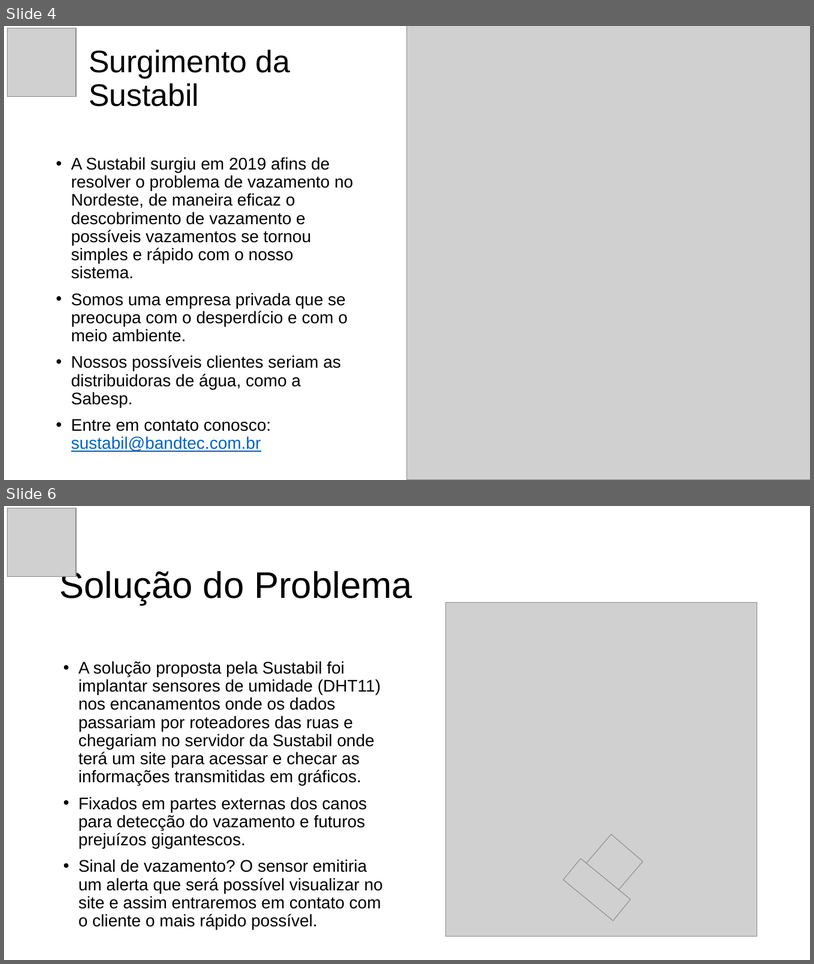
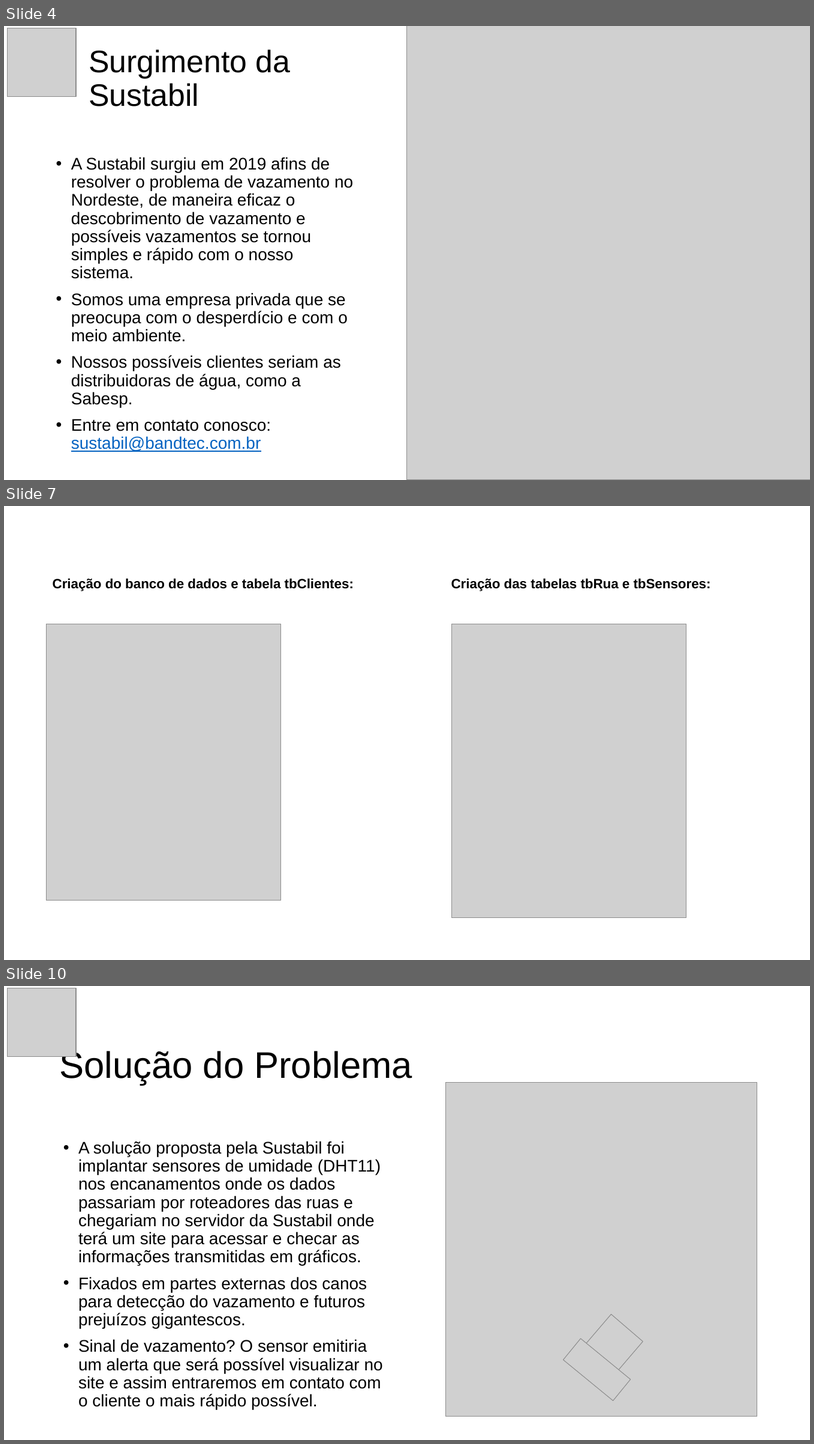
Before and after one commit to franklin-silva41/PROJETO-SENSOR-DE-UMIDADE, a slide deck: SUSTABIL - Apresentação didatico.pptx. Shown one above the other, each under a label of ours: slides 4 and 6 before the commit, slides 4, 7 and 10 after it; the slides between them are not shown. The pictures are 814x964 and 814x1444 pixels, drawn with LibreOffice and Linux fonts; fonts in the diff are those of the drawing; grey boxes stand for pictures; background and template pictures are left out. Boxes give left, top, right and bottom in pixels: in the first picture for what was removed or moved away, otherwise in the second. Text is boxed around its words. In the diff, an @@ line names an element or a change of style, - is before the commit and + after.

```diff
--- a/SUSTABIL - Apresentação didatico.pptx
+++ b/SUSTABIL - Apresentação didatico.pptx
@@ slide 7 added at <box>4,506,810,960</box>, background #FFFFFF @@
@@ text added at <box>53,578,354,591</box>, 16 pt, text #000000, bold @@
+Criação do banco de dados e tabela tbClientes:
@@ text added at <box>452,578,711,591</box>, 16 pt, text #000000, bold @@
+Criação das tabelas tbRua e tbSensores:
@@ picture added at <box>47,624,281,900</box> @@
@@ picture added at <box>452,624,687,918</box> @@
@@ what was slide 6 is now slide 10 @@
```
Also in this commit, not shown: 4 other slides added, 1 slide removed, 1 other file.
